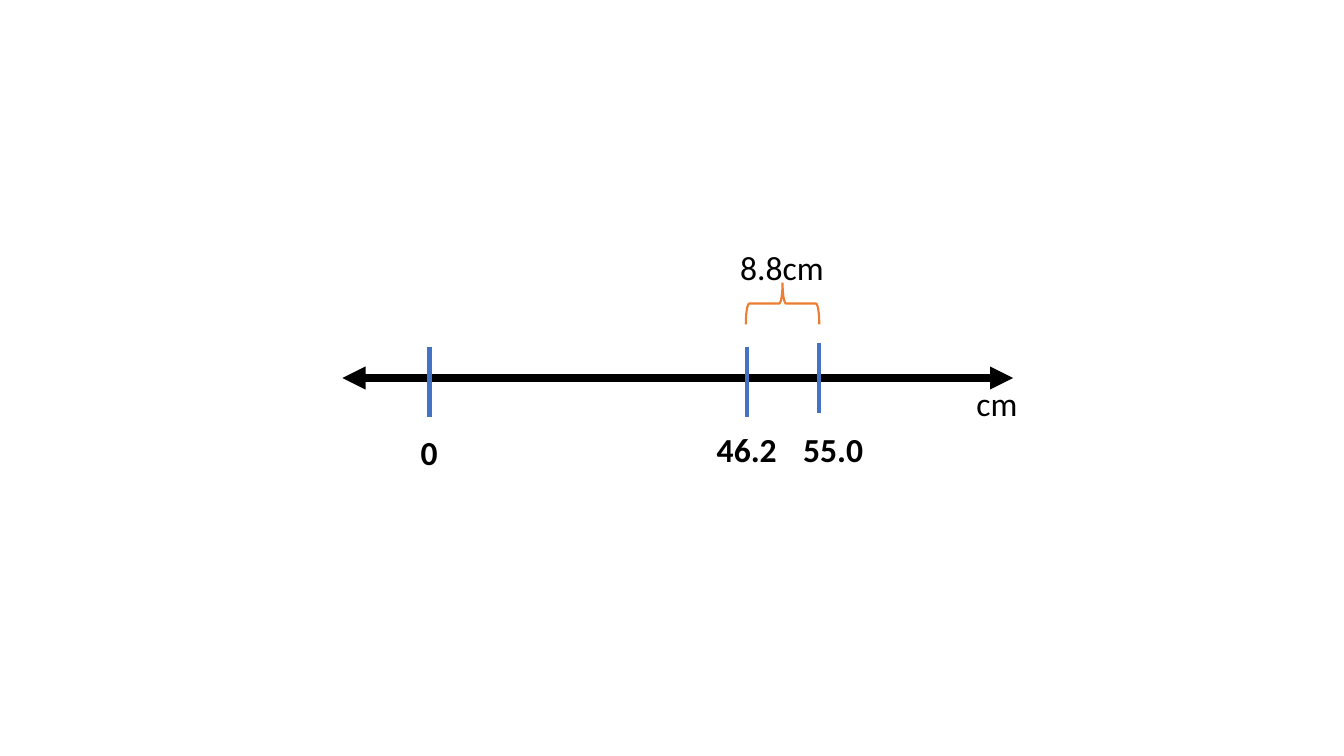
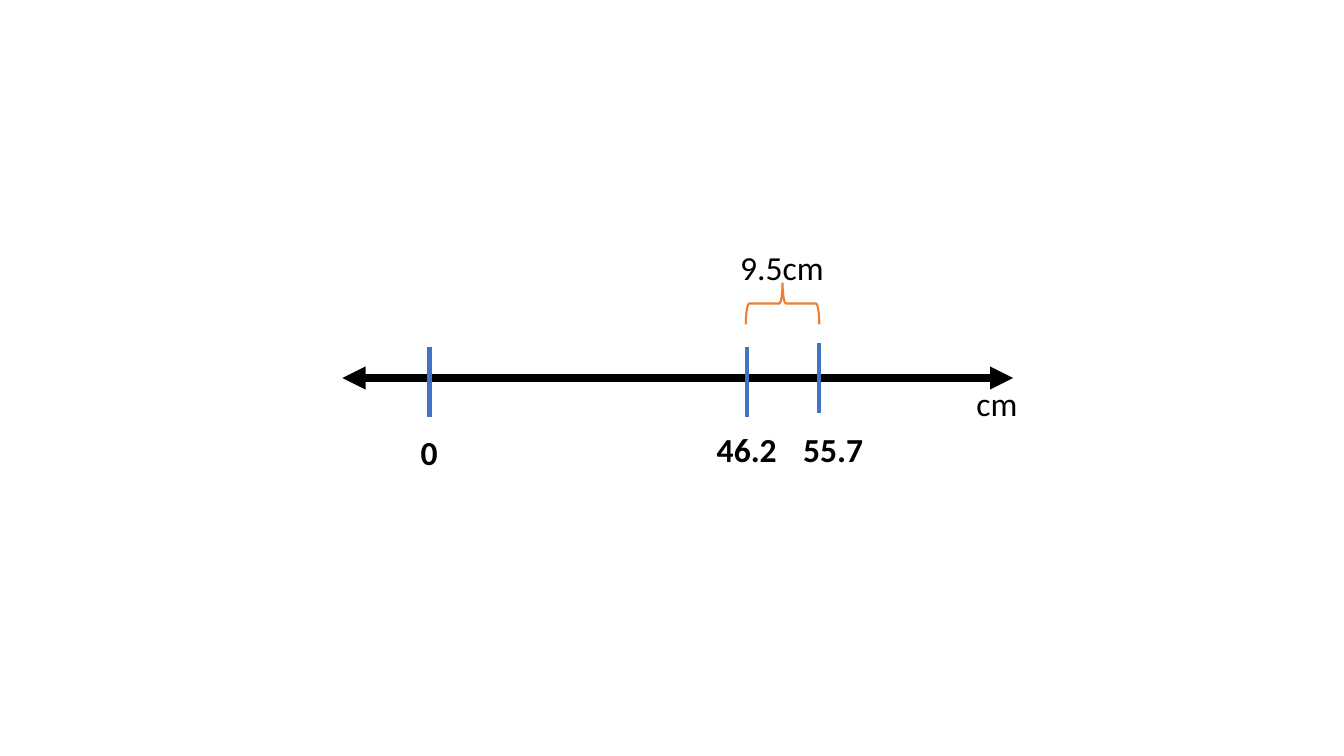
Before and after one commit to fundatosudea/material_20242, a slide deck: slide 1 of Imag/fig/fig_03_recta.pptx. Drawn at 1344x756 pixels with LibreOffice and Linux fonts; fonts in the diff are those of the drawing. Boxes give left, top, right and bottom in pixels: in the first picture for what was removed or moved away, otherwise in the second. Text is boxed around its words. In the diff, an @@ line names an element or a change of style, - is before the commit and + after.

```diff
--- a/Imag/fig/fig_03_recta.pptx
+++ b/Imag/fig/fig_03_recta.pptx
@@ text at box(740, 258, 823, 288): text changed @@
-8.8cm
+9.5cm
@@ text at box(803, 440, 863, 463): text changed @@
-55.0
+55.7
```
Also in this commit, not shown: 3 other files.
